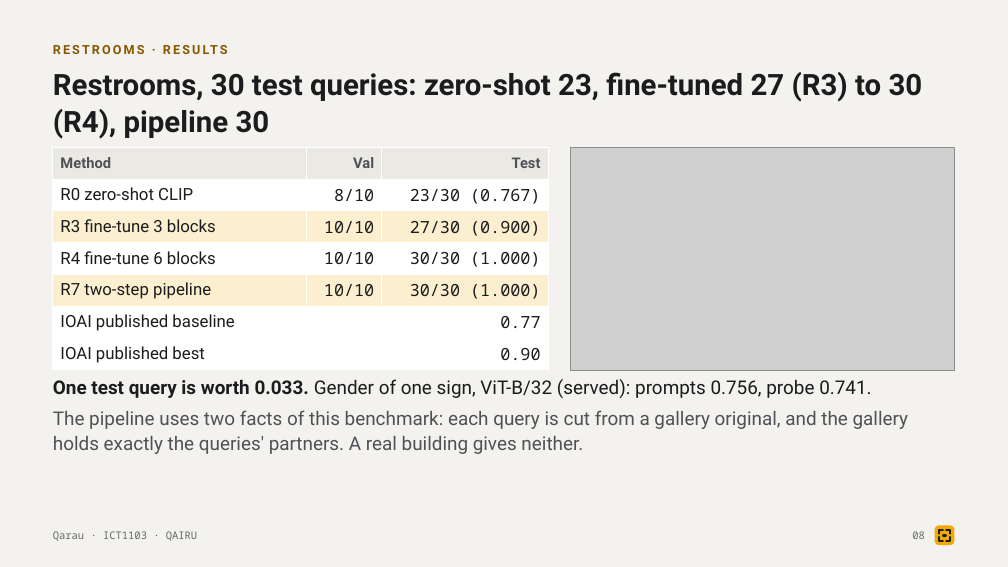
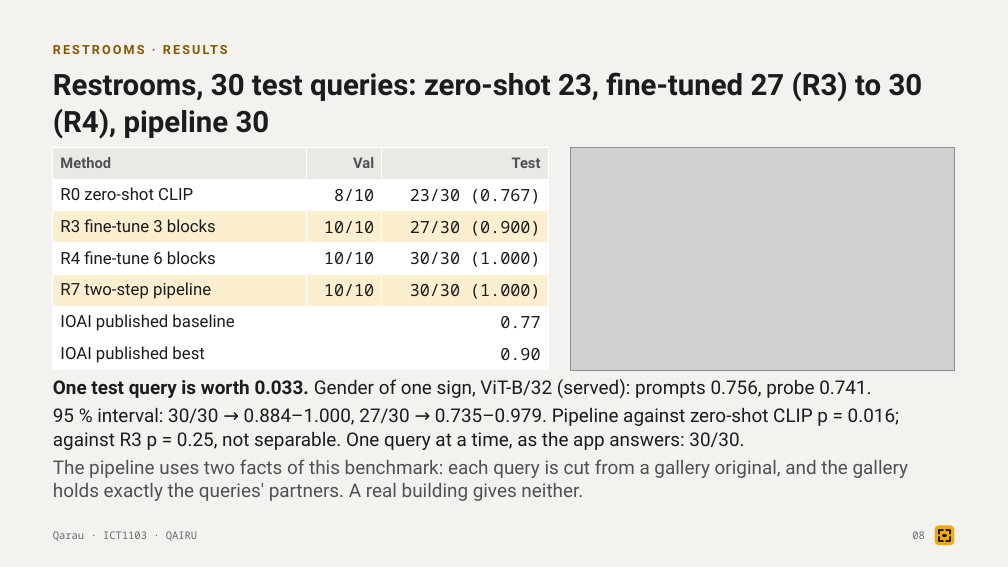
Before and after one commit to tairqaldy/jolscan-ict-final-1st-trimester, a slide deck: slide 8 of docs/deck/qarau-defense-deck.pptx. Drawn at 1008x567 pixels with LibreOffice and Linux fonts; fonts in the diff are those of the drawing; grey boxes stand for pictures. Boxes give left, top, right and bottom in pixels: in the first picture for what was removed or moved away, otherwise in the second. Text is boxed around its words. In the diff, an @@ line names an element or a change of style, - is before the commit and + after.

Commit message:
R-25: fill slide 8 with the restroom intervals, paired tests and the per-query score
make_deck.py reads ml/results/restroom/intervals.json (C-20) and
pipeline_per_query.json (C-21) instead of the open gap: 95 % intervals for
30/30 and 27/30, exact McNemar p against zero-shot CLIP (0.016) and R3
(0.25), and 30/30 one query at a time. Every number goes through the
registry and matches its file. The script is 111 words. Deck, SLIDES.md
and deck-sources.md regenerated.

```diff
--- a/docs/deck/qarau-defense-deck.pptx
+++ b/docs/deck/qarau-defense-deck.pptx
@@ text at <box>53,379,909,501</box>: line spacing 1.08 to 1.05; less space between paragraphs @@
@@ text at <box>53,408,899,450</box>: paragraph added @@
+95 % interval: 30/30 → 0.884–1.000, 27/30 → 0.735–0.979. Pipeline against zero-shot CLIP p = 0.016; against R3 p = 0.25, not separable. One query at a time, as the app answers: 30/30.
```
Also in this commit, not shown: 1 other slide changed, 4 other files.
